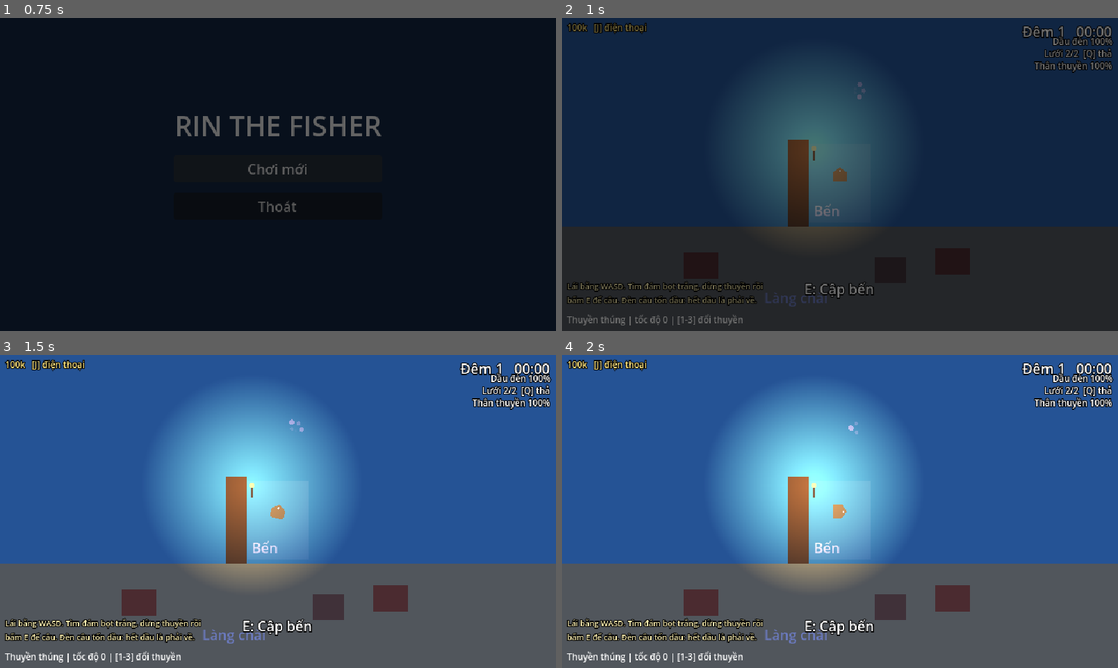
Above: before the commit, frames 1-4 (two rows, left to right).
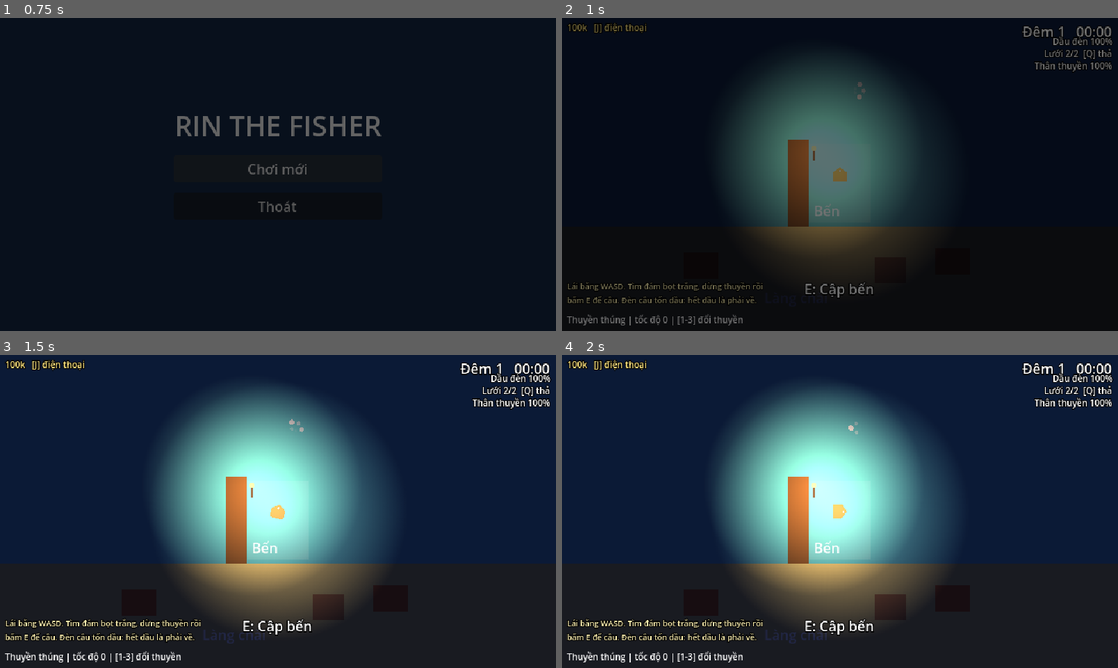
Above: after the commit, the same moments.

Repository: Th1nh2411/tide-then-table
Game: Godot game, scene res://scenes/main_menu/main_menu.tscn
The game is run twice, just before and just after one commit, with the same random seed, the same clock (stepped at 60 frames per second) and the same inputs.
Inputs (mouse positions are in pixels of both pictures, inside the frame that each line leads up to):
- Up to frame 1 (0.75 s): click "Chơi mới" at 0.5 s
- Up to frame 2 (1 s): no input
- Up to frame 3 (1.5 s): tap Enter at 1.25 s; move the mouse to (400, 495) at 1.27 s; hold D (turn_right) from 1.28 s (still down); hold Space (cast) from 1.28 s (still down); click (400, 495) at 1.42 s
- Up to frame 4 (2 s): keep holding D (turn_right); keep holding Space (cast)

Frame 1 is identical in both runs. In frame 2, 78% of the frame differs, in the area x 0-100%, y 0-100%; in frame 3, 97%; in frame 4, 97%.

Commit message:
feat(sea): boat lamp with oil-based light radius and darker nights; fish orders from regulars (HUD, phone tab, rest-screen delivery)

Diff:
--- a/autoload/game_state.gd
+++ b/autoload/game_state.gd
@@ -50,6 +50,8 @@
 var best_sizes: Dictionary = {}
 ## One Dictionary per finished shift: day, earned, market, rating, served, left.
 var day_history: Array = []
+## Active fish orders from regulars (see FishOrders).
+var orders: Array = []
 ## History entries kept (older ones are dropped).
 const MAX_HISTORY: int = 14
 
@@ -70,6 +72,7 @@
 	caught_species.clear()
 	best_sizes.clear()
 	day_history.clear()
+	orders.clear()
 
 
 ## Called when the night trip ends: records the return and moves the catch into storage.
--- a/scenes/rest/rest_scene.gd
+++ b/scenes/rest/rest_scene.gd
@@ -1,12 +1,17 @@
 extends Control
 ## Morning rest card between the night trip and the restaurant (6:00-15:00 is
 ## Rin's sleep, shown as one short screen): when Rin got back, what came home
-## in the hold, then on to the restaurant.
+## in the hold, fish orders delivered / expired (FishOrders), then on to the
+## restaurant.
 
 const RESTAURANT_SCENE_PATH: String = "res://scenes/restaurant/restaurant_scene.tscn"
 
+## For order texts (fish names).
+@export var fish_catalog: FishCatalog
+
 @onready var _return_label: Label = %ReturnLabel
 @onready var _catch_label: Label = %CatchLabel
+@onready var _order_label: Label = %OrderLabel
 @onready var _sleep_label: Label = %SleepLabel
 @onready var _wake_button: Button = %WakeButton
 
@@ -18,6 +23,9 @@
 	else:
 		_return_label.text = "Rin cập bến lúc %s." % time
 	_catch_label.text = _catch_text()
+	var order_lines := FishOrders.settle(fish_catalog)
+	_order_label.text = "\n".join(order_lines)
+	_order_label.visible = not order_lines.is_empty()
 	_sleep_label.text = "Rin về nhà ngủ một giấc... tới %02d:00 dậy mở quán." % DayClock.shop_open_hour
 	_wake_button.pressed.connect(func() -> void: SceneRouter.go_to(RESTAURANT_SCENE_PATH))
 	_wake_button.grab_focus()
--- a/scenes/rest/rest_scene.tscn
+++ b/scenes/rest/rest_scene.tscn
@@ -1,6 +1,7 @@
 [gd_scene format=3]
 
 [ext_resource type="Script" path="res://scenes/rest/rest_scene.gd" id="1_rest"]
+[ext_resource type="Resource" path="res://data/fish/fish_catalog.tres" id="2_fish"]
 
 [node name="RestScene" type="Control"]
 layout_mode = 3
@@ -10,6 +11,7 @@
 grow_horizontal = 2
 grow_vertical = 2
 script = ExtResource("1_rest")
+fish_catalog = ExtResource("2_fish")
 
 [node name="Sky" type="ColorRect" parent="."]
 layout_mode = 1
@@ -87,6 +89,16 @@
 horizontal_alignment = 1
 autowrap_mode = 3
 
+[node name="OrderLabel" type="Label" parent="CenterContainer/Panel/Margin/VBox"]
+unique_name_in_owner = true
+custom_minimum_size = Vector2(340, 0)
+layout_mode = 2
+theme_override_colors/font_color = Color(0.6, 0.95, 1, 1)
+theme_override_font_sizes/font_size = 11
+text = "Giao cá"
+horizontal_alignment = 1
+autowrap_mode = 3
+
 [node name="SleepLabel" type="Label" parent="CenterContainer/Panel/Margin/VBox"]
 unique_name_in_owner = true
 custom_minimum_size = Vector2(340, 0)
--- a/scenes/restaurant/restaurant_scene.gd
+++ b/scenes/restaurant/restaurant_scene.gd
@@ -204,4 +204,8 @@
 func _start_next_day() -> void:
 	var loss: float = float(GameState.get_upgrade_value(fridge_upgrade)) if fridge_upgrade else 35.0
 	GameState.advance_day(loss)
+	# Morning messages: maybe a new fish order (shown at sea and in the phone).
+	var rng := RandomNumberGenerator.new()
+	rng.randomize()
+	FishOrders.roll_new_order(rng, fish_catalog)
 	SceneRouter.go_to(SEA_SCENE_PATH)
--- /dev/null
+++ b/scenes/sea/boat_lamp.gd
@@ -0,0 +1,45 @@
+class_name BoatLamp
+extends PointLight2D
+## The boat's fishing lamp: the only thing that lights the night sea (the
+## DayTint keeps everything else dark). Its radius shrinks with the lamp oil,
+## so a low tank also means seeing less; it sputters when nearly empty.
+
+@export var oil: LampOil
+## Light radius in px with a full / empty tank.
+@export var radius_full: float = 150.0
+@export var radius_empty: float = 55.0
+## Below this oil fraction the lamp starts to sputter.
+@export var sputter_fraction: float = 0.15
+@export var sputter_amount: float = 0.25
+
+var _fraction: float = 1.0
+var _time: float = 0.0
+var _base_energy: float = 1.0
+
+
+func _ready() -> void:
+	_base_energy = energy
+	if oil:
+		oil.oil_changed.connect(_on_oil_changed)
+	_apply_radius()
+
+
+func _process(delta: float) -> void:
+	_time += delta
+	if _fraction < sputter_fraction:
+		energy = _base_energy * (1.0 - sputter_amount * absf(sin(_time * 11.0) * sin(_time * 3.7)))
+	else:
+		energy = _base_energy
+
+
+func _on_oil_changed(amount: float, capacity: float) -> void:
+	_fraction = amount / capacity if capacity > 0.0 else 0.0
+	_apply_radius()
+
+
+func _apply_radius() -> void:
+	if texture == null:
+		return
+	var radius := lerpf(radius_empty, radius_full, _fraction)
+	# The gradient fades out at the texture edge: scale so its half-width = radius.
+	texture_scale = radius * 2.0 / texture.get_width()
--- a/scenes/sea/day_tint.gd
+++ b/scenes/sea/day_tint.gd
@@ -3,7 +3,8 @@
 ## Tints the sea by time of night: deep blue night -> pink/orange dawn as the
 ## lamp oil runs low (DayClock time is driven by oil). HUD is unaffected.
 
-@export var night_color: Color = Color(0.42, 0.48, 0.75)
+## Dark on purpose: away from lamps (BoatLamp, dock light) the sea is barely visible.
+@export var night_color: Color = Color(0.13, 0.15, 0.27)
 @export var dawn_color: Color = Color(1.0, 0.78, 0.7)
 @export var day_color: Color = Color.WHITE
 ## Night colour holds until this hour, then fades to dawn by dawn_hour.
--- a/scenes/sea/sea_scene.gd
+++ b/scenes/sea/sea_scene.gd
@@ -16,6 +16,8 @@
 ## Rescue tow fees (k, capped at what the player has).
 @export var rescue_fee: int = 150
 @export var oil_rescue_fee: int = 80
+## For order texts (fish names).
+@export var fish_catalog: FishCatalog
 ## Seconds the boat spins into the whirlpool before the white fade.
 @export var whirlpool_pull_seconds: float = 2.0
 
@@ -58,6 +60,7 @@
 	_oil.oil_low.connect(_hud.flash_message.bind("Dầu đèn còn 1/4, trời sắp rạng. Về bến thôi!", 2.5))
 	_oil.oil_empty.connect(_on_oil_empty)
 	DayClock.start_night()
+	_show_orders()
 	if GameState.last_spoiled_count > 0:
 		_hud.flash_message("Qua đêm %d món trong kho đã hỏng, phải bỏ đi" % GameState.last_spoiled_count, 2.5)
 		GameState.last_spoiled_count = 0
@@ -69,6 +72,18 @@
 	# Headless test runs pass `-- --no-autosave` so they never touch the real save.
 	if not OS.get_cmdline_user_args().has("--no-autosave"):
 		SaveSystem.save_game()
+
+
+func _show_orders() -> void:
+	var lines: PackedStringArray = []
+	var fresh := false
+	for order: Dictionary in GameState.orders:
+		lines.append("Đơn " + FishOrders.describe(order, fish_catalog))
+		# Arrived this morning: all its nights are still ahead.
+		fresh = fresh or int(order["due_day"]) - GameState.day + 1 == FishOrders.NIGHTS_TO_DELIVER
+	_hud.set_orders(lines)
+	if fresh:
+		_hud.flash_message("[MSG] Tin nhắn mới: có khách đặt cá (J xem)", 2.5)
 
 
 func _process(_delta: float) -> void:
--- a/scenes/sea/sea_scene.tscn
+++ b/scenes/sea/sea_scene.tscn
@@ -33,6 +33,7 @@
 [ext_resource type="Script" path="res://scenes/sea/lamp_oil.gd" id="31_oil"]
 [ext_resource type="Resource" path="res://data/upgrades/lamp_upgrade.tres" id="32_lampup"]
 [ext_resource type="PackedScene" path="res://scenes/ui/phone_app.tscn" id="33_phone"]
+[ext_resource type="Script" path="res://scenes/sea/boat_lamp.gd" id="34_lamp"]
 
 [sub_resource type="CircleShape2D" id="CircleShape2D_whirl"]
 radius = 24.0
@@ -54,6 +55,7 @@
 [node name="SeaScene" type="Node2D"]
 script = ExtResource("1_sea")
 boat_upgrade = ExtResource("23_boatup")
+fish_catalog = ExtResource("17_catalog")
 debug_boats = Array[ExtResource("2_boatdata")]([ExtResource("3_thung"), ExtResource("4_cheo"), ExtResource("5_may")])
 
 [node name="Zones" type="Node2D" parent="."]
@@ -212,6 +214,13 @@
 [node name="Boat" parent="." instance=ExtResource("9_boat")]
 position = Vector2(1000, 1100)
 rotation = -1.5708
+
+[node name="Lamp" type="PointLight2D" parent="Boat" node_paths=PackedStringArray("oil")]
+color = Color(1, 0.88, 0.65, 1)
+energy = 1.1
+texture = SubResource("GradientTexture2D_docklight")
+script = ExtResource("34_lamp")
+oil = NodePath("../../LampOil")
 
 [node name="Dock" type="Area2D" parent="."]
 position = Vector2(1000, 1110)
--- /dev/null
+++ b/scenes/test/orders_test.gd
@@ -0,0 +1,74 @@
+extends Control
+## Standalone test for FishOrders (run with F6): order creation, delivery
+## from storage, expiry, phone text and save validation.
+
+@export var fish_catalog: FishCatalog
+
+var _failures: int = 0
+var _rng := RandomNumberGenerator.new()
+
+
+func _ready() -> void:
+	_rng.seed = 7
+	GameState.reset()
+	GameState.day = 3
+	var order := FishOrders.make_order(_rng, fish_catalog, GameState.day)
+	_check("empty dex -> shallow rod fish", not order.is_empty()
+		and _fish(order["fish"]).lives_in(FishData.Zone.NEARSHORE))
+	_check("due after 2 nights", int(order["due_day"]) == 4)
+	GameState.record_catch(_fish("ca_mu"), 1)
+	order = FishOrders.make_order(_rng, fish_catalog, GameState.day)
+	_check("known fish ordered", order.get("fish") == "ca_mu")
+	_check("min weight is round", is_equal_approx(float(order["min_kg"]), roundf(float(order["min_kg"]))))
+	_check("reward rounded to 10k", int(order["reward"]) % 10 == 0 and int(order["reward"]) > 0)
+
+	# Delivery: picks the smallest fish that is big enough.
+	GameState.orders = [{"who": "Chú Ba", "fish": "ca_mu", "min_kg": 4.0, "reward": 300, "due_day": 4}]
+	var small := InventoryItem.new(_fish("ca_mu"), 1.0, 1.0)  # 3kg
+	var ok_fish := InventoryItem.new(_fish("ca_mu"), 1.0, 4.0 / 3.0)  # 4kg
+	var huge := InventoryItem.new(_fish("ca_mu"), 1.0, 5.0 / 3.0)  # 5kg
+	GameState.storage.append_array([small, huge, ok_fish])
+	var money := GameState.money
+	var lines := FishOrders.settle(fish_catalog)
+	_check("delivered smallest big-enough fish", not GameState.storage.has(ok_fish)
+		and GameState.storage.has(huge) and GameState.storage.has(small))
+	_check("paid reward", GameState.money == money + 300 and GameState.orders.is_empty())
+	_check("delivery line", lines.size() == 1 and lines[0].contains("Chú Ba") and lines[0].contains("4kg"))
+
+	# Not delivered: kept until its last night, then cancelled.
+	GameState.orders = [{"who": "Cô Tư", "fish": "cua", "min_kg": 0.5, "reward": 120, "due_day": 4}]
+	FishOrders.settle(fish_catalog)
+	_check("kept before due day", GameState.orders.size() == 1)
+	_check("describe nights left", FishOrders.describe(GameState.orders[0], fish_catalog).contains("còn 2 đêm"))
+	GameState.day = 4
+	lines = FishOrders.settle(fish_catalog)
+	_check("expired on due day", GameState.orders.is_empty() and lines[0].contains("hủy đơn"))
+
+	# Limits and phone.
+	GameState.orders = [
+		{"who": "Chú Ba", "fish": "cua", "min_kg": 0.5, "reward": 1, "due_day": 9},
+		{"who": "Cô Tư", "fish": "cua", "min_kg": 0.5, "reward": 1, "due_day": 9}]
+	_check("max active orders", FishOrders.roll_new_order(_rng, fish_catalog).is_empty())
+	_check("phone lists orders", PhoneReports.orders_report(fish_catalog).contains("[MSG] Chú Ba"))
+
+	# Save validation.
+	_check("save: good order", not FishOrders.from_save(GameState.orders[0], fish_catalog).is_empty())
+	_check("save: unknown fish dropped", FishOrders.from_save({"who": "x", "fish": "ca_rong",
+		"min_kg": 1, "reward": 1, "due_day": 1}, fish_catalog).is_empty())
+	_check("save: junk dropped", FishOrders.from_save(5, fish_catalog).is_empty()
+		and FishOrders.from_save({"who": "x"}, fish_catalog).is_empty())
+	GameState.reset()
+	print("FishOrders: %s" % ("TẤT CẢ PASS" if _failures == 0 else "%d FAIL" % _failures))
+
+
+func _check(label: String, ok: bool) -> void:
+	if not ok:
+		_failures += 1
+	print("%s  %s" % ["PASS" if ok else "FAIL", label])
+
+
+func _fish(id: String) -> FishData:
+	for f in fish_catalog.fish:
+		if f.id == id:
+			return f
+	return null
--- /dev/null
+++ b/scenes/test/orders_test.tscn
@@ -0,0 +1,22 @@
+[gd_scene format=3]
+
+[ext_resource type="Script" path="res://scenes/test/orders_test.gd" id="1_test"]
+[ext_resource type="Resource" path="res://data/fish/fish_catalog.tres" id="2_fish"]
+
+[node name="OrdersTest" type="Control"]
+layout_mode = 3
+anchors_preset = 15
+anchor_right = 1.0
+anchor_bottom = 1.0
+grow_horizontal = 2
+grow_vertical = 2
+script = ExtResource("1_test")
+fish_catalog = ExtResource("2_fish")
+
+[node name="Label" type="Label" parent="."]
+layout_mode = 0
+offset_left = 16.0
+offset_top = 16.0
+offset_right = 600.0
+offset_bottom = 40.0
+text = "Xem kết quả trong Output (PASS / FAIL)."
--- a/scenes/test/phone_test.gd
+++ b/scenes/test/phone_test.gd
@@ -43,7 +43,7 @@
 
 	_phone.open()
 	_check("open pauses game", get_tree().paused and _phone.visible)
-	for tab in 5:
+	for tab in PhoneApp.TAB_NAMES.size():
 		_phone._show_tab(tab)
 		_check("tab %d has content" % tab, _phone.get_node("%ContentLabel").text.length() > 10)
 	_phone.close()
--- a/scenes/test/save_test.gd
+++ b/scenes/test/save_test.gd
@@ -36,6 +36,7 @@
 	GameState.storage.append(item)
 	GameState.record_catch(_fish("cua"), 3, 1.4)
 	item.size = 1.25
+	GameState.orders.append({"who": "Chú Ba", "fish": "cua", "min_kg": 0.5, "reward": 120, "due_day": 7})
 	GameState.add_day_record({"day": 5, "earned": 300, "market": 20, "rating": 4})
 	_check("save writes file", SaveSystem.save_game(TEST_PATH) and SaveSystem.has_save(TEST_PATH))
 	GameState.reset()
@@ -46,6 +47,7 @@
 	_check("upgrades", GameState.get_upgrade_level("boat") == 2 and GameState.get_upgrade_level("rod") == 1)
 	_check("story flag", GameState.has_flag("saw_glowing_fish"))
 	_check("dex counts", int(GameState.caught_species.get("cua", 0)) == 3)
+	_check("orders", GameState.orders.size() == 1 and int(GameState.orders[0]["reward"]) == 120)
 	_check("size record", is_equal_approx(GameState.best_size(_fish("cua")), 1.4))
 	_check("item size", GameState.storage.size() == 1 and is_equal_approx(GameState.storage[0].size, 1.25))
 	_check("day history", GameState.day_history.size() == 1 and int(GameState.day_history[0].get("earned", 0)) == 300)
--- a/scenes/ui/phone_app.gd
+++ b/scenes/ui/phone_app.gd
@@ -2,12 +2,12 @@
 extends CanvasLayer
 ## Rin's phone with "Rin's Catch", the app Rin wrote back when Rin was a
 ## developer. `open_phone` (J) toggles it anywhere at sea or in the restaurant;
-## the game pauses while it's open. Tabs: storage, menu, dex, boat, ledger,
+## the game pauses while it's open. Tabs: storage, menu, orders, dex, boat, ledger,
 ## plus a console log where story clues appear. Content comes from PhoneReports.
 ## Put it LAST in the scene tree so it gets J/Esc before other overlays.
 
 const APP_TITLE: String = "Rin's Catch v0.3.1"
-const TAB_NAMES: Array[String] = ["Kho", "Menu", "Dex", "Thuyền", "Sổ sách"]
+const TAB_NAMES: Array[String] = ["Kho", "Menu", "Đơn", "Dex", "Thuyền", "Sổ sách"]
 
 @export var fish_catalog: FishCatalog
 @export var menu: DishCatalog
@@ -95,9 +95,11 @@
 		1:
 			return PhoneReports.menu_report(menu, _fish_names())
 		2:
+			return PhoneReports.orders_report(fish_catalog)
+		3:
 			# Seed changes with the day so the glitch "moves" between visits.
 			return PhoneReports.dex_report(fish_catalog, GameState.day)
-		3:
+		4:
 			var boat: BoatData = GameState.get_upgrade_value(boat_upgrade)
 			return PhoneReports.boat_report(boat, float(GameState.get_upgrade_value(lamp_upgrade)), upgrades)
 		_:
--- a/scenes/ui/sea_hud.gd
+++ b/scenes/ui/sea_hud.gd
@@ -17,6 +17,7 @@
 @onready var _hull_label: Label = %HullLabel
 @onready var _tip_label: Label = %TipLabel
 @onready var _money_label: Label = %MoneyLabel
+@onready var _order_label: Label = %OrderLabel
 
 
 func _ready() -> void:
@@ -50,6 +51,12 @@
 
 
 ## Persistent tutorial tip (bottom-left) until replaced or hidden.
+## Active fish orders under the money (one line each), hidden when none.
+func set_orders(lines: PackedStringArray) -> void:
+	_order_label.text = "\n".join(lines)
+	_order_label.visible = not lines.is_empty()
+
+
 func show_tip(text: String) -> void:
 	_tip_label.text = text
 	_tip_label.show()
--- a/scenes/ui/sea_hud.tscn
+++ b/scenes/ui/sea_hud.tscn
@@ -147,3 +147,15 @@
 theme_override_constants/outline_size = 4
 theme_override_font_sizes/font_size = 10
 text = "100k"
+
+[node name="OrderLabel" type="Label" parent="."]
+unique_name_in_owner = true
+offset_left = 6.0
+offset_top = 20.0
+offset_right = 236.0
+offset_bottom = 48.0
+theme_override_colors/font_color = Color(0.6, 0.95, 1, 1)
+theme_override_colors/font_outline_color = Color(0, 0, 0, 1)
+theme_override_constants/outline_size = 4
+theme_override_font_sizes/font_size = 9
+text = "Đơn: ..."
--- /dev/null
+++ b/systems/orders/fish_orders.gd
@@ -0,0 +1,134 @@
+class_name FishOrders
+extends RefCounted
+## Fish orders from regulars (Dave the Diver style requests): "bring me a
+## grouper of at least 4kg within 2 nights for 300k". Orders live in
+## GameState.orders as Dictionaries:
+##   {"who": String, "fish": fish id, "min_kg": float, "reward": int, "due_day": int}
+## New orders arrive at the start of a day; they are delivered automatically
+## on the rest screen (after the night trip) if storage has a big enough fish,
+## and expire after the rest screen of `due_day`. Pure logic, no nodes.
+
+const MAX_ACTIVE: int = 2
+## Chance of a new order each morning (when below MAX_ACTIVE).
+const NEW_ORDER_CHANCE: float = 0.7
+## Nights to deliver, including the night the order arrives.
+const NIGHTS_TO_DELIVER: int = 2
+## Reward = base_price × required size × this, rounded to 10k.
+const REWARD_MULTIPLIER: float = 2.5
+## Required sizes (before snapping to a round weight) and their weights.
+const SIZE_STEPS: Array[float] = [1.0, 1.2, 1.4]
+const SIZE_WEIGHTS: Array[float] = [0.5, 0.35, 0.15]
+const NAMES: Array[String] = ["Chú Ba", "Cô Tư", "Anh Sáu", "Bà Năm", "Ông Bảy", "Chị Hai"]
+
+
+## Maybe adds a new order for GameState.day. Returns it, or {} if none.
+static func roll_new_order(rng: RandomNumberGenerator, catalog: FishCatalog) -> Dictionary:
+	if GameState.orders.size() >= MAX_ACTIVE or rng.randf() >= NEW_ORDER_CHANCE:
+		return {}
+	var order := make_order(rng, catalog, GameState.day)
+	if not order.is_empty():
+		GameState.orders.append(order)
+	return order
+
+
+## Builds an order for a rod fish the player has caught before (any shallow
+## rod fish if the Dex is empty), from someone without an active order.
+static func make_order(rng: RandomNumberGenerator, catalog: FishCatalog, day: int) -> Dictionary:
+	var known: Array[FishData] = []
+	var fallback: Array[FishData] = []
+	for fish in catalog.fish:
+		if fish.catch_method != FishData.CatchMethod.ROD or fish.is_aberrant:
+			continue
+		if int(GameState.caught_species.get(fish.id, 0)) > 0:
+			known.append(fish)
+		elif fish.lives_in(FishData.Zone.NEARSHORE):
+			fallback.append(fish)
+	var pool := known if not known.is_empty() else fallback
+	var names: Array[String] = []
+	for who in NAMES:
+		if not GameState.orders.any(func(o: Dictionary) -> bool: return o.get("who") == who):
+			names.append(who)
+	if pool.is_empty() or names.is_empty():
+		return {}
+	var fish: FishData = pool[rng.randi() % pool.size()]
+	var size := CatchRoll.snap_size(SIZE_STEPS[rng.rand_weighted(PackedFloat32Array(SIZE_WEIGHTS))], fish.typical_kg)
+	return {
+		"who": names[rng.randi() % names.size()],
+		"fish": fish.id,
+		"min_kg": fish.weight_kg(size),
+		"reward": maxi(roundi(fish.base_price * size * REWARD_MULTIPLIER / 10.0) * 10, 10),
+		"due_day": day + NIGHTS_TO_DELIVER - 1,
+	}
+
+
+## Rest screen: delivers what storage can fill (smallest fish that is big
+## enough, paid at once), then drops orders whose last night has passed.
+## Returns player-facing lines.
+static func settle(catalog: FishCatalog) -> PackedStringArray:
+	var lines: PackedStringArray = []
+	var kept: Array = []
+	for order: Dictionary in GameState.orders:
+		var item := _best_item_for(order)
+		if item:
+			GameState.storage.erase(item)
+			GameState.add_money(int(order["reward"]))
+			lines.append("Giao %s %s cho %s: +%dk" % [item.fish.display_name,
+				item.fish.weight_text(item.size), order["who"], order["reward"]])
+		elif GameState.day >= int(order["due_day"]):
+			lines.append("%s hủy đơn %s (quá hạn)" % [order["who"], fish_name(order, catalog)])
+		else:
+			kept.append(order)
+	GameState.orders = kept
+	return lines
+
+
+## "Chú Ba: Cá mú từ 4kg · 300k · còn 2 đêm"
+static func describe(order: Dictionary, catalog: FishCatalog) -> String:
+	var nights := int(order["due_day"]) - GameState.day + 1
+	return "%s: %s từ %s · %dk · %s" % [order["who"], fish_name(order, catalog),
+		_kg_text(float(order["min_kg"])), order["reward"],
+		"đêm cuối" if nights <= 1 else "còn %d đêm" % nights]
+
+
+static func fish_name(order: Dictionary, catalog: FishCatalog) -> String:
+	for fish in catalog.fish:
+		if fish.id == order.get("fish"):
+			return fish.display_name
+	return "???"
+
+
+## Validated copy of a saved order, or {} if it's malformed.
+static func from_save(data: Variant, catalog: FishCatalog) -> Dictionary:
+	if not data is Dictionary:
+		return {}
+	var who: Variant = data.get("who")
+	var fish_id: Variant = data.get("fish")
+	var min_kg: Variant = data.get("min_kg")
+	var reward: Variant = data.get("reward")
+	var due: Variant = data.get("due_day")
+	if not (who is String and fish_id is String and _is_number(min_kg) and _is_number(reward) and _is_number(due)):
+		return {}
+	if not catalog.fish.any(func(f: FishData) -> bool: return f.id == fish_id):
+		return {}
+	return {"who": who, "fish": fish_id, "min_kg": maxf(float(min_kg), 0.0),
+		"reward": maxi(int(reward), 0), "due_day": int(due)}
+
+
+static func _best_item_for(order: Dictionary) -> InventoryItem:
+	var best: InventoryItem = null
+	for item: InventoryItem in GameState.storage:
+		if item.fish.id != order["fish"]:
+			continue
+		var kg := item.fish.weight_kg(item.size)
+		# Small tolerance: snapped sizes can land a hair under the round weight.
+		if kg + 0.005 >= float(order["min_kg"]) and (best == null or kg < best.fish.weight_kg(best.size)):
+			best = item
+	return best
+
+
+static func _kg_text(kg: float) -> String:
+	return "%dkg" % roundi(kg) if kg >= 0.995 else "%dg" % (roundi(kg * 100.0) * 10)
+
+
+static func _is_number(value: Variant) -> bool:
+	return value is int or value is float
--- a/systems/phone/phone_reports.gd
+++ b/systems/phone/phone_reports.gd
@@ -76,6 +76,18 @@
 	return "\n".join(lines)
 
 
+## Active fish orders from regulars (messages).
+static func orders_report(catalog: FishCatalog) -> String:
+	if GameState.orders.is_empty():
+		return "TIN NHẮN: chưa có đơn nào\n\n> Khách quen sẽ nhắn đặt cá vào buổi sáng."
+	var lines: PackedStringArray = ["ĐƠN ĐẶT CÁ (%d)" % GameState.orders.size(), ""]
+	for order: Dictionary in GameState.orders:
+		lines.append("[MSG] " + FishOrders.describe(order, catalog))
+	lines.append("")
+	lines.append("> Câu được con đủ ký, sáng ra tự giao và nhận tiền.")
+	return "\n".join(lines)
+
+
 static func boat_report(boat: BoatData, lamp_capacity: float, upgrades: Array[UpgradeData]) -> String:
 	var lines: PackedStringArray = [
 		"THUYỀN: %s" % boat.display_name,
@@ -116,6 +128,8 @@
 	var spoiling := GameState.storage.filter(func(item: InventoryItem) -> bool: return item.freshness <= fridge_loss).size()
 	if spoiling > 0:
 		lines.append("[WARN] %d món sẽ hỏng qua đêm nay" % spoiling)
+	if not GameState.orders.is_empty():
+		lines.append("[MSG] %d đơn đặt cá đang chờ" % GameState.orders.size())
 	if GameState.boat_hp < 30.0:
 		lines.append("[WARN] thân thuyền %d%%, nên sửa" % roundi(GameState.boat_hp))
 	if int(GameState.caught_species.get(Story.OMEN_FISH_ID, 0)) > 0:
--- a/systems/save/save_system.gd
+++ b/systems/save/save_system.gd
@@ -69,6 +69,7 @@
 		"caught_species": GameState.caught_species.duplicate(),
 		"best_sizes": GameState.best_sizes.duplicate(),
 		"day_history": GameState.day_history.duplicate(true),
+		"orders": GameState.orders.duplicate(true),
 	}
 
 
@@ -113,6 +114,13 @@
 			if entry is Dictionary:
 				GameState.add_day_record(entry)
 
+	var saved_orders: Variant = data.get("orders")
+	if saved_orders is Array:
+		for entry: Variant in saved_orders:
+			var order := FishOrders.from_save(entry, catalog)
+			if not order.is_empty():
+				GameState.orders.append(order)
+
 	var flags: Variant = data.get("story_flags")
 	if flags is Dictionary:
 		for flag_name: Variant in flags:
Not shown, added: scenes/sea/boat_lamp.gd.uid
Not shown, added: scenes/test/orders_test.gd.uid
Not shown, added: systems/orders/fish_orders.gd.uid
Not shown, changed: CLAUDE.md
Not shown, changed: PLAN.md
